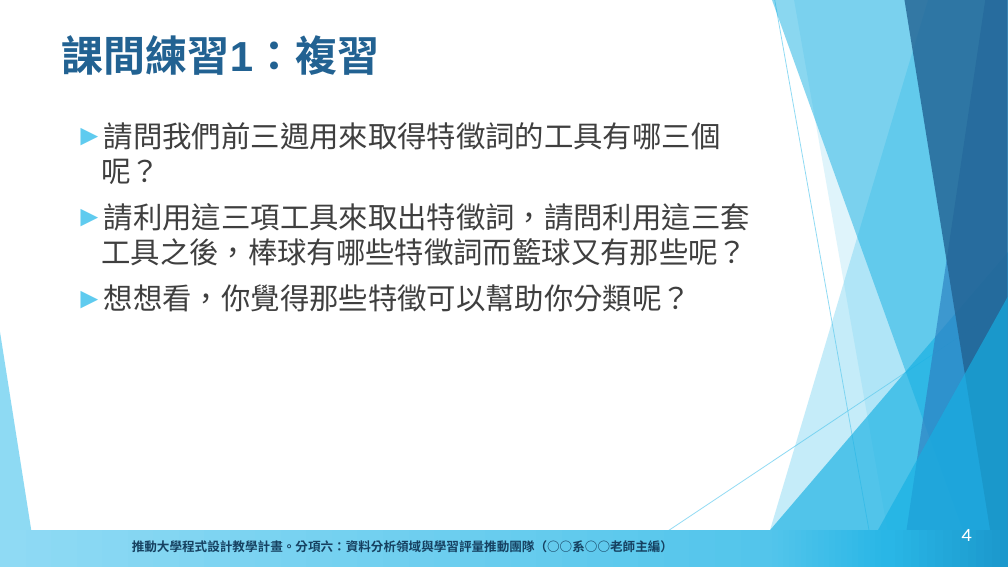
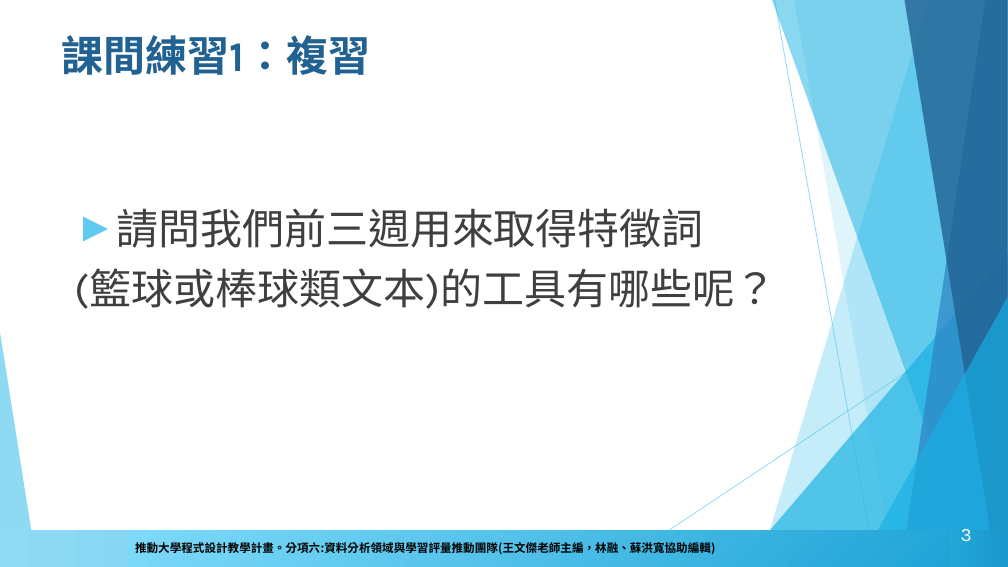
Before and after one commit to howardsukuan/textual-data-analysis-python, a slide deck: slide 3 of week04/文本分析與程式設計week4.pptx (slide 4 before the commit). Drawn at 1008x567 pixels with LibreOffice and Linux fonts; fonts in the diff are those of the drawing; background and template pictures are left out. Boxes give left, top, right and bottom in pixels: in the first picture for what was removed or moved away, otherwise in the second. Text is boxed around its words. In the diff, an @@ line names an element or a change of style, - is before the commit and + after.

```diff
--- a/week04/文本分析與程式設計week4.pptx
+++ b/week04/文本分析與程式設計week4.pptx
@@ title "課間練習1：複習" at (x1=62, y1=35, x2=371, y2=75): font Arial to Karla @@
@@ text at (x1=75, y1=208, x2=776, y2=309): text changed; size 28 to 40 pt; font Arial to Karla @@
-► 請問我們前三週用來取得特徵詞的工具有哪三個呢？
-► 請利用這三項工具來取出特徵詞，請問利用這三套工具之後，棒球有哪些特徵詞而籃球又有那些呢？
-► 想想看，你覺得那些特徵可以幫助你分類呢？
+► 請問我們前三週用來取得特徵詞
+(籃球或棒球類文本)的工具有哪些呢？
@@ rectangle added at (x1=128, y1=531, x2=951, y2=566), fill gradient #20A4D6 to #7EDBFB, 11 pt, text #000000, bold @@
+推動大學程式設計教學計畫。分項六:資料分析領域與學習評量推動團隊(王文傑老師主編，林融、蘇洪寬協助編輯)
@@ page number at (x1=961, y1=529, x2=972, y2=541): text changed @@
-4
+3
```
Also in this commit, not shown: 51 other slides changed, 8 slides added, 7 other files.
